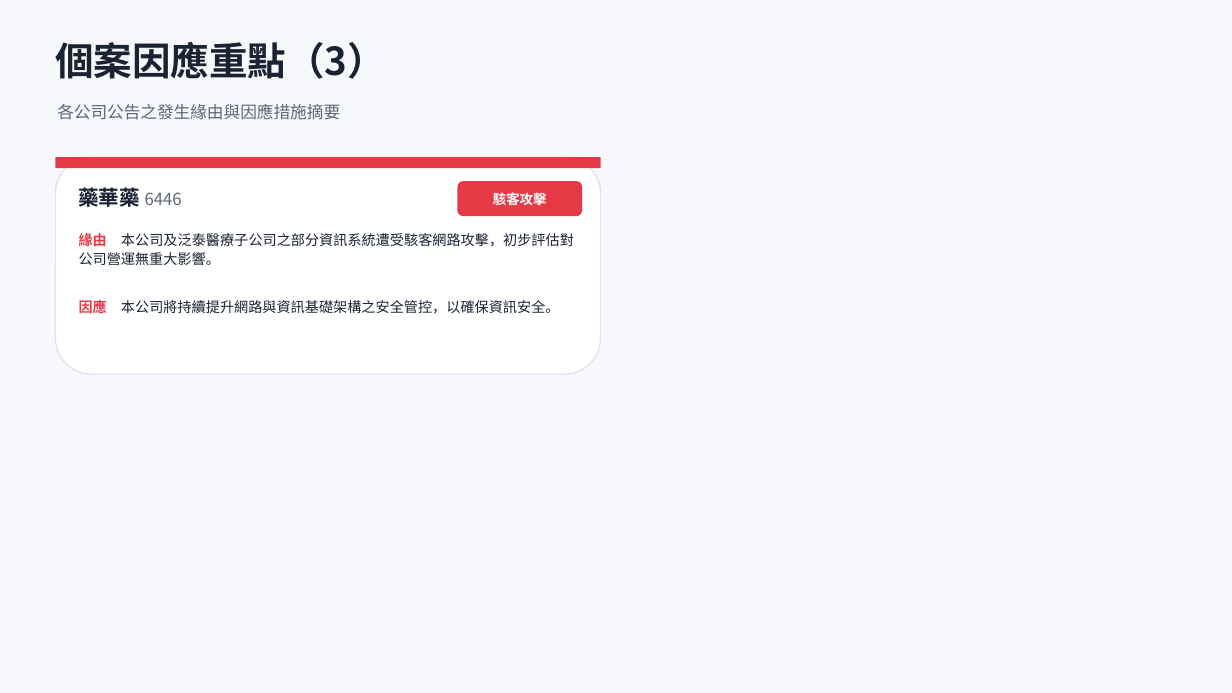
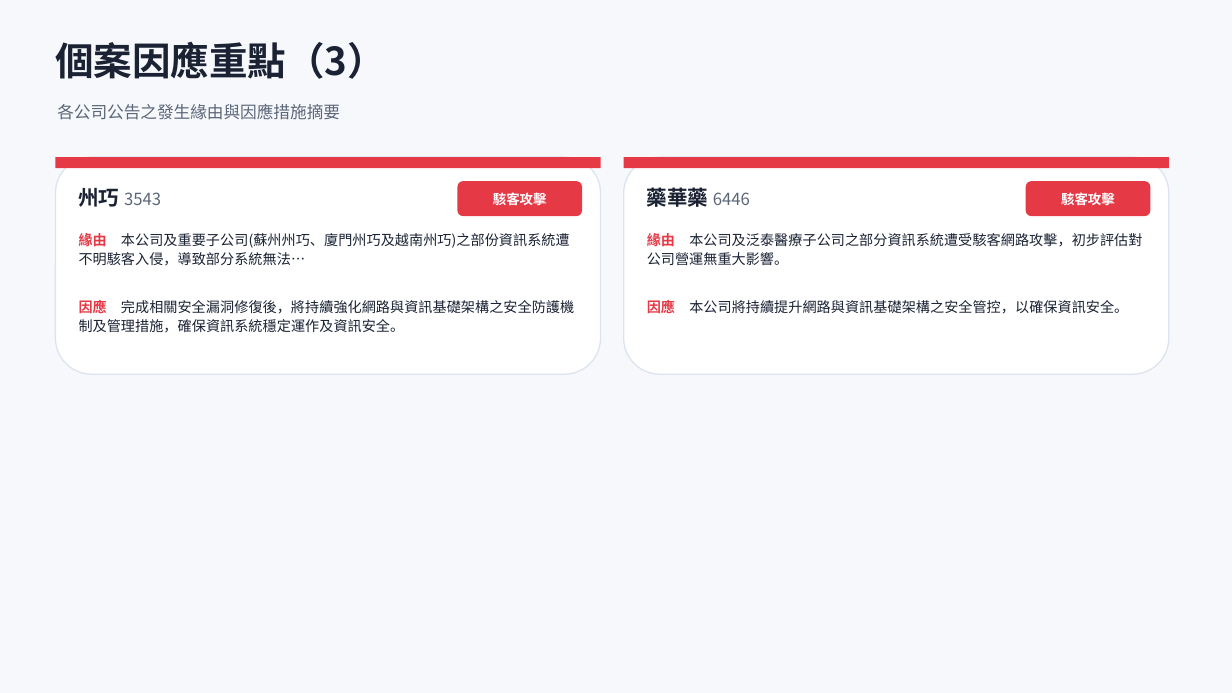
Before and after one commit to Johnnylin77/mops-isec-monitor, a slide deck: slide 8 of 資安事件因應分析.pptx. Drawn at 1232x693 pixels with LibreOffice and Linux fonts; fonts in the diff are those of the drawing. Boxes give left, top, right and bottom in pixels: in the first picture for what was removed or moved away, otherwise in the second. Text is boxed around its words. In the diff, an @@ line names an element or a change of style, - is before the commit and + after.

```diff
--- a/資安事件因應分析.pptx
+++ b/資安事件因應分析.pptx
@@ rounded rectangle added at [624,157,1169,374], fill #FFFFFF, outline #DDE3EE 1 pt @@
@@ rectangle added at [624,157,1169,168], fill #E63946 @@
@@ text at [79,188,161,207]: text changed @@
-藥華藥 6446
+州巧 3543
@@ text added at [647,185,750,211], 13 pt, text #5C6679 @@
+藥華藥 6446
@@ rounded rectangle added at [1026,181,1151,216], fill #E63946 @@
@@ text added at [1061,192,1115,205], 10.5 pt, text #FFFFFF, bold @@
+駭客攻擊
@@ text at [79,231,570,266]: text changed @@
-緣由 本公司及泛泰醫療子公司之部分資訊系統遭受駭客網路攻擊，初步評估對公司營運無重大影響。
+緣由 本公司及重要子公司(蘇州州巧、廈門州巧及越南州巧)之部份資訊系統遭不明駭客入侵，導致部分系統無法…
@@ text added at [647,231,1142,265], 11 pt, text #1A2233 @@
+緣由 本公司及泛泰醫療子公司之部分資訊系統遭受駭客網路攻擊，初步評估對公司營運無重大影響。
@@ text at [79,298,574,333]: text changed @@
-因應 本公司將持續提升網路與資訊基礎架構之安全管控，以確保資訊安全。
+因應 完成相關安全漏洞修復後，將持續強化網路與資訊基礎架構之安全防護機制及管理措施，確保資訊系統穩定運作及資訊安全。
@@ text added at [647,298,1128,316], 11 pt, text #1A2233 @@
+因應 本公司將持續提升網路與資訊基礎架構之安全管控，以確保資訊安全。
```
Also in this commit, not shown: 6 other slides changed, 2 other files.
